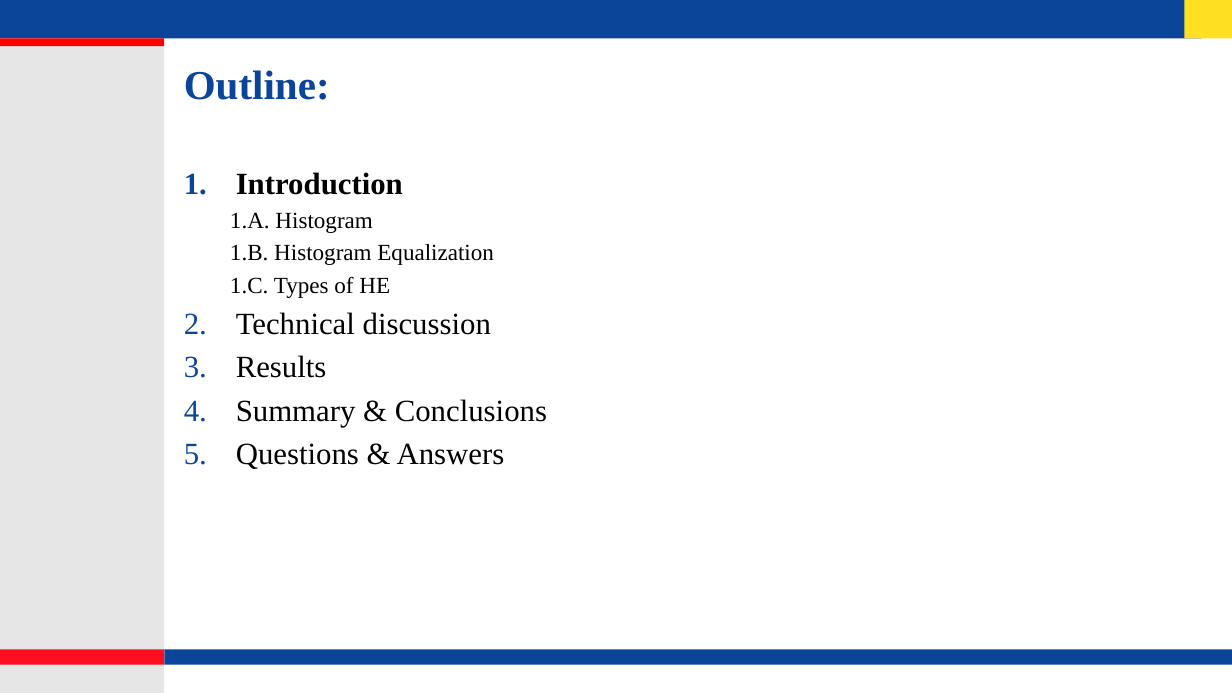
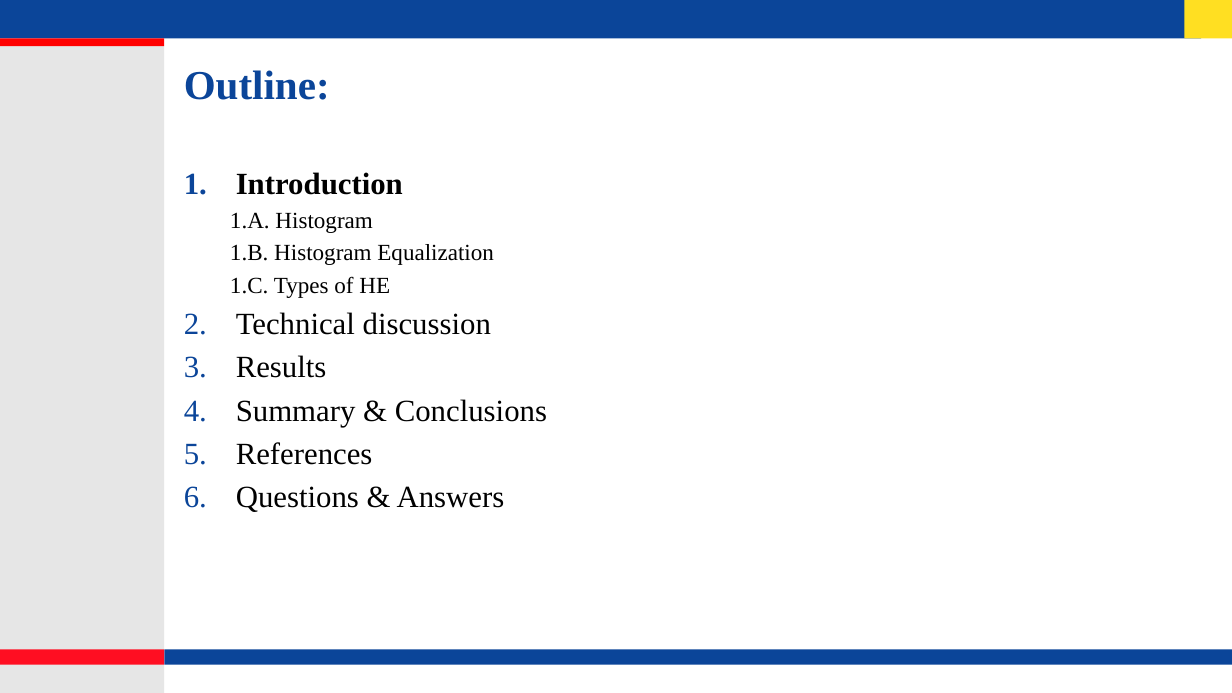
Before and after one commit to lohith921/DIP, a slide deck: slide 2 of Project/Presentation.pptx. Drawn at 1232x693 pixels with LibreOffice and Linux fonts; fonts in the diff are those of the drawing; background and template pictures are left out. Boxes give left, top, right and bottom in pixels: in the first picture for what was removed or moved away, otherwise in the second. Text is boxed around its words. In the diff, an @@ line names an element or a change of style, - is before the commit and + after.

Commit message:
References are added

```diff
--- a/Project/Presentation.pptx
+++ b/Project/Presentation.pptx
@@ text at (236,442,373,465): paragraph added @@
+5. References
```
Also in this commit, not shown: 3 other slides changed, 3 slides added.
